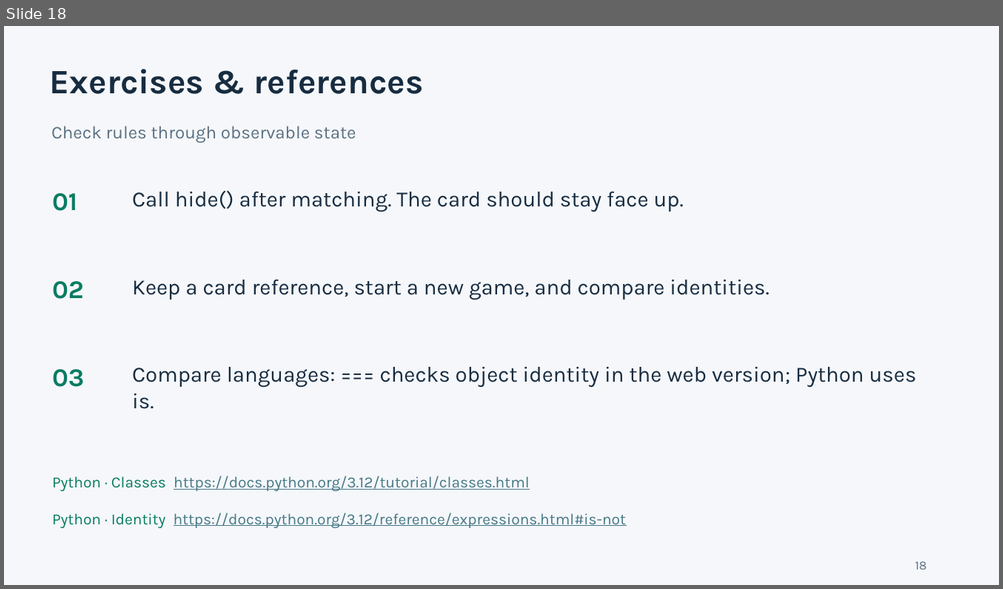
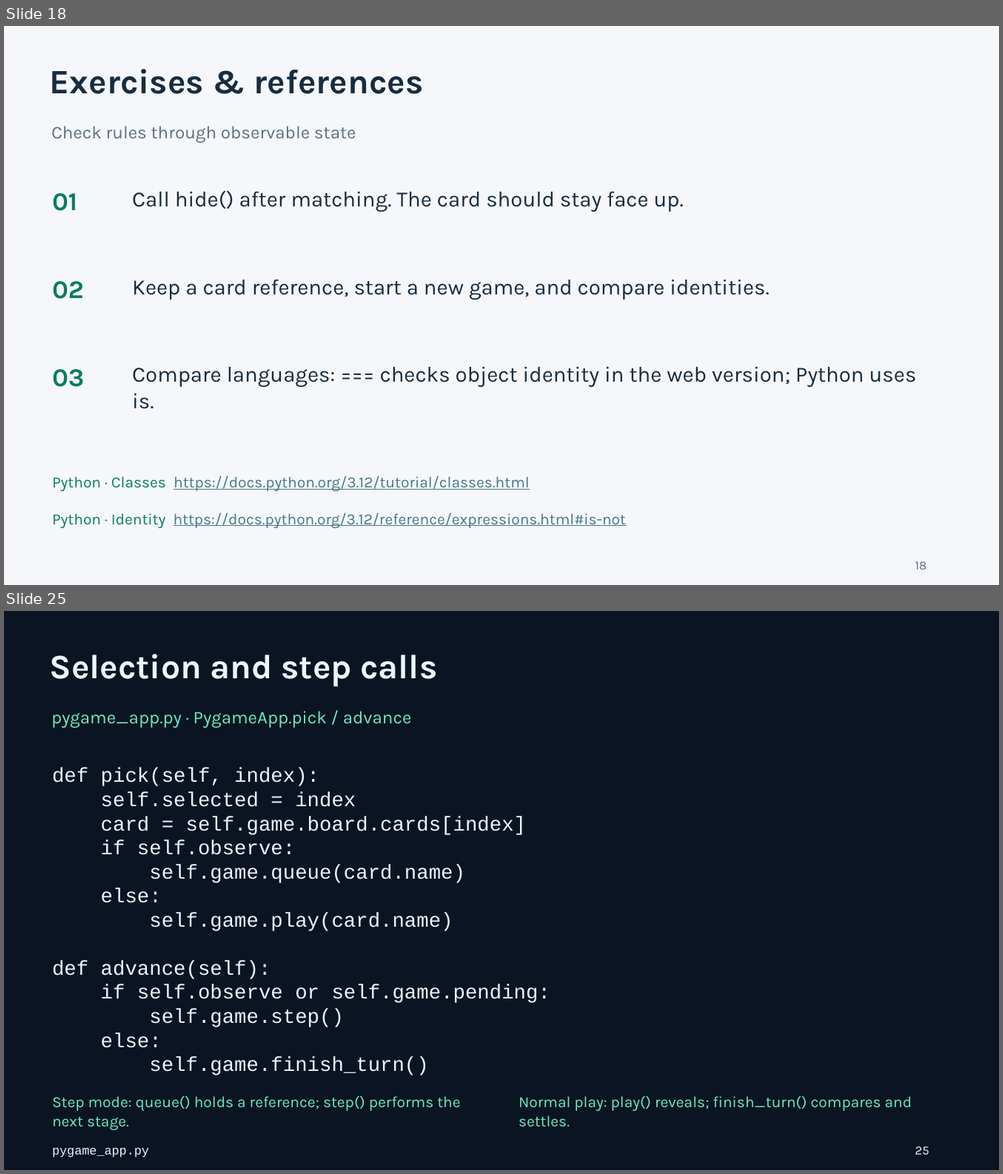
Before and after one commit to minhuangyuntech/oo2026, a slide deck: public/materials/memory-en.pptx. Shown one above the other, each under a label of ours: slide 18 before the commit, slides 18 and 25 after it; the slides between them are not shown. The pictures are 1003x589 and 1003x1174 pixels, drawn with LibreOffice and Linux fonts; fonts in the diff are those of the drawing. Boxes give left, top, right and bottom in pixels: in the first picture for what was removed or moved away, otherwise in the second. Text is boxed around its words. In the diff, an @@ line names an element or a change of style, - is before the commit and + after.

Commit message:
Add downloadable Pygame card game and trilingual code lessons

```diff
--- a/public/materials/memory-en.pptx
+++ b/public/materials/memory-en.pptx
@@ slide 25 added at (4,611,999,1170), background #0B1422 @@
@@ text added at (50,654,437,686), 33 pt, text #EDF4FB, bold @@
+Selection and step calls
@@ text added at (51,711,412,728), 17.2 pt, text #68EDBE @@
+pygame_app.py · PygameApp.pick / advance
@@ text added at (52,768,319,786), 19.5 pt, text #EDF4FB @@
+def pick(self, index):
@@ text added at (101,792,356,807), 19.5 pt, text #EDF4FB @@
+self.selected = index
@@ text added at (101,816,526,835), 19.5 pt, text #EDF4FB @@
+card = self.game.board.cards[index]
@@ text added at (101,840,295,855), 19.5 pt, text #EDF4FB @@
+if self.observe:
@@ text added at (149,864,465,883), 19.5 pt, text #EDF4FB @@
+self.game.queue(card.name)
@@ text added at (101,889,162,903), 19.5 pt, text #EDF4FB @@
+else:
@@ text added at (149,913,452,931), 19.5 pt, text #EDF4FB @@
+self.game.play(card.name)
@@ text added at (52,961,271,980), 19.5 pt, text #EDF4FB @@
+def advance(self):
@@ text added at (101,985,550,1003), 19.5 pt, text #EDF4FB @@
+if self.observe or self.game.pending:
@@ text added at (149,1009,344,1028), 19.5 pt, text #EDF4FB @@
+self.game.step()
@@ text added at (101,1033,162,1048), 19.5 pt, text #EDF4FB @@
+else:
@@ text added at (149,1057,428,1076), 19.5 pt, text #EDF4FB @@
+self.game.finish_turn()
@@ text added at (52,1096,460,1130), 15 pt, text #68EDBE @@
+Step mode: queue() holds a reference; step() performs the next stage.
@@ text added at (518,1096,912,1128), 15 pt, text #68EDBE @@
+Normal play: play() reveals; finish_turn() compares and settles.
@@ text added at (52,1148,149,1158), 12 pt, text #EDF4FB @@
+pygame_app.py
@@ text added at (915,1147,929,1155), 12 pt, text #EDF4FB @@
+25
```
Also in this commit, not shown: 8 other slides added, 19 other files.
